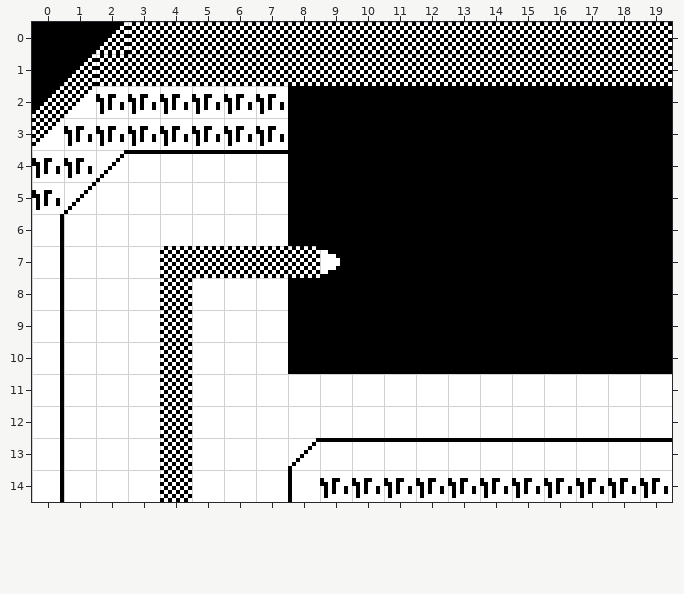
An edit to a level. Tiled map (JSON), projects/project3Y/assets/maps/map2B.json. Above: the version before the commit.
Cells are 16x16 px. Shown: x 0..19, y 0..14.
After:
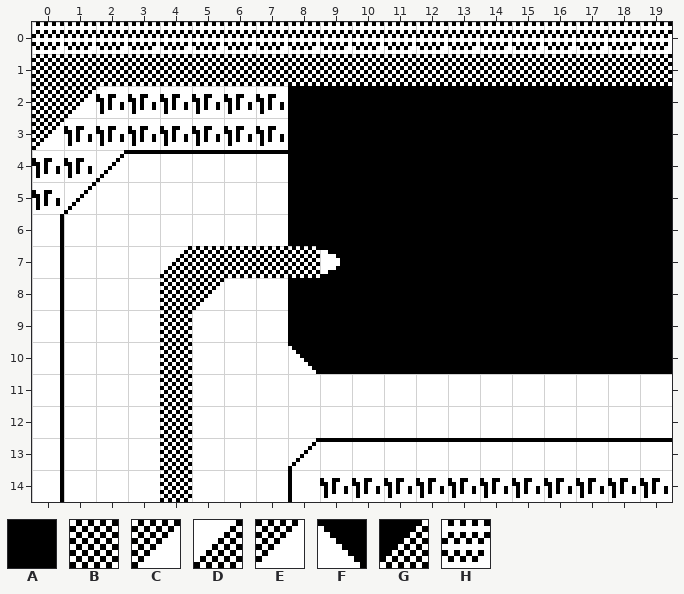
Key: from "map_tileset": A 1, B 2, C 3, D 6, E 7, F 12, G 15, H 125.
_ is an empty cell.
The edit:
{"where": "layer \"blocked\""}
{"y":0,"x":0,"old":"AAGBBBBBBBBBBBBBBBBB","new":"HHHHHHHHHHHHHHHHHHHH"}
{"y":1,"x":0,"old":"AG","new":"BB"}
{"y":2,"x":0,"old":"GE","new":"BC"}
{"y":3,"x":0,"old":"E","new":"C"}
{"y":7,"x":4,"old":"_","new":"D"}
{"y":8,"x":5,"old":"_","new":"C"}
{"y":10,"x":8,"old":"A","new":"F"}
